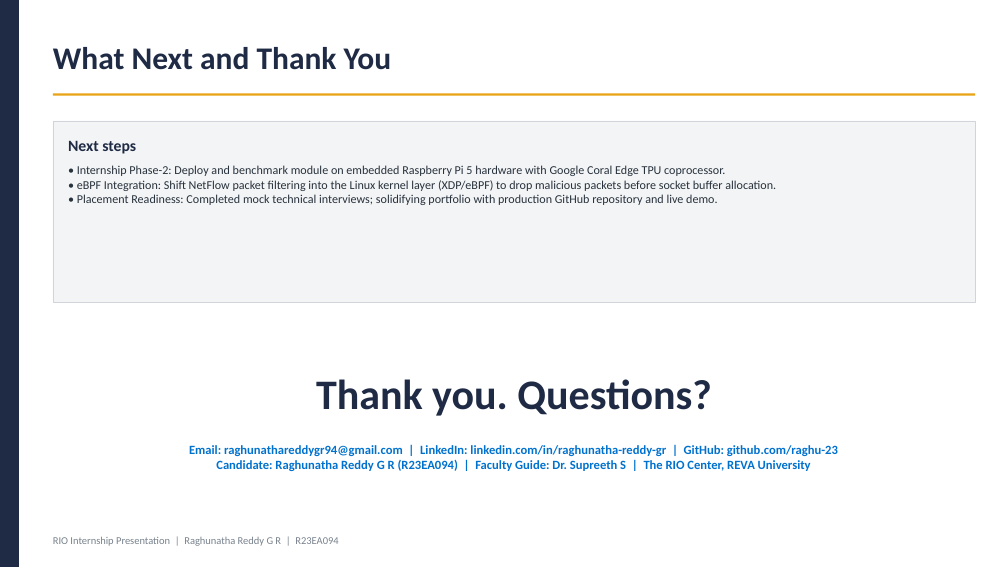
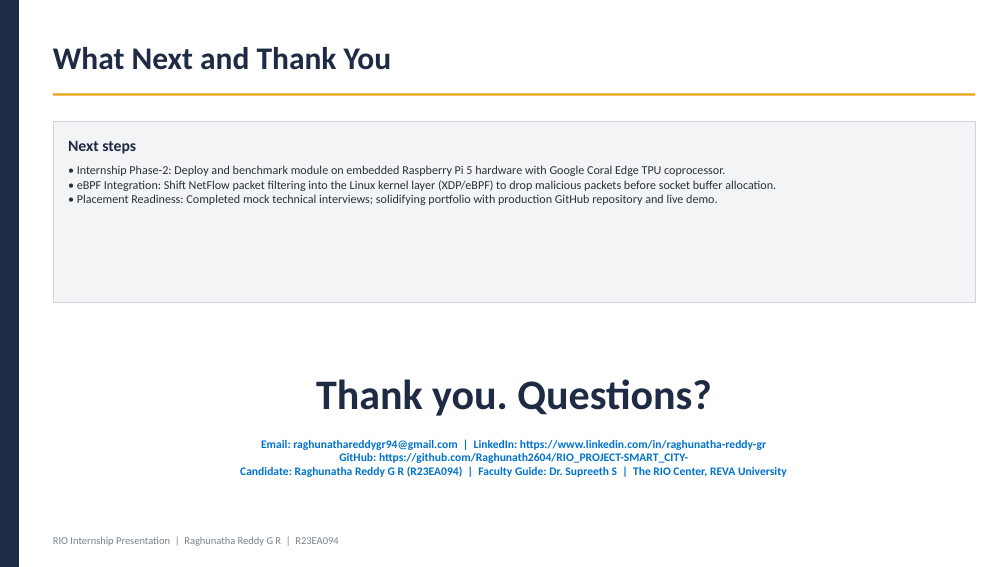
Before and after one commit to Raghunath2604/RIO_PROJECT-SMART_CITY-, a slide deck: slide 8 of docs/RIO_Internship_Presentation_R23EA094.pptx. Drawn at 1008x567 pixels with LibreOffice and Linux fonts; fonts in the diff are those of the drawing. Boxes give left, top, right and bottom in pixels: in the first picture for what was removed or moved away, otherwise in the second. Text is boxed around its words. In the diff, an @@ line names an element or a change of style, - is before the commit and + after.

Commit message:
docs: finalize professional publication-grade project and RIO internship reports and presentations with zero template prompts

```diff
--- a/docs/RIO_Internship_Presentation_R23EA094.pptx
+++ b/docs/RIO_Internship_Presentation_R23EA094.pptx
@@ text at (x1=240, y1=440, x2=787, y2=477): text changed; size 12 to 11 pt @@
-Email: raghunathareddygr94@gmail.com | LinkedIn: linkedin.com/in/raghunatha-reddy-gr | GitHub: github.com/raghu-23
-Candidate: Raghunatha Reddy G R (R23EA094) | Faculty Guide: Dr. Supreeth S | The RIO Center, REVA University
+Email: raghunathareddygr94@gmail.com | LinkedIn: https://www.linkedin.com/in/raghunatha-reddy-gr
+GitHub: https://github.com/Raghunath2604/RIO_PROJECT-SMART_CITY-
+Candidate: Raghunatha Reddy G R (R23EA094) | Faculty Guide: Dr. Supreeth S | The RIO Center, REVA University
```
Also in this commit, not shown: 1 other slide changed, 17 other files.
